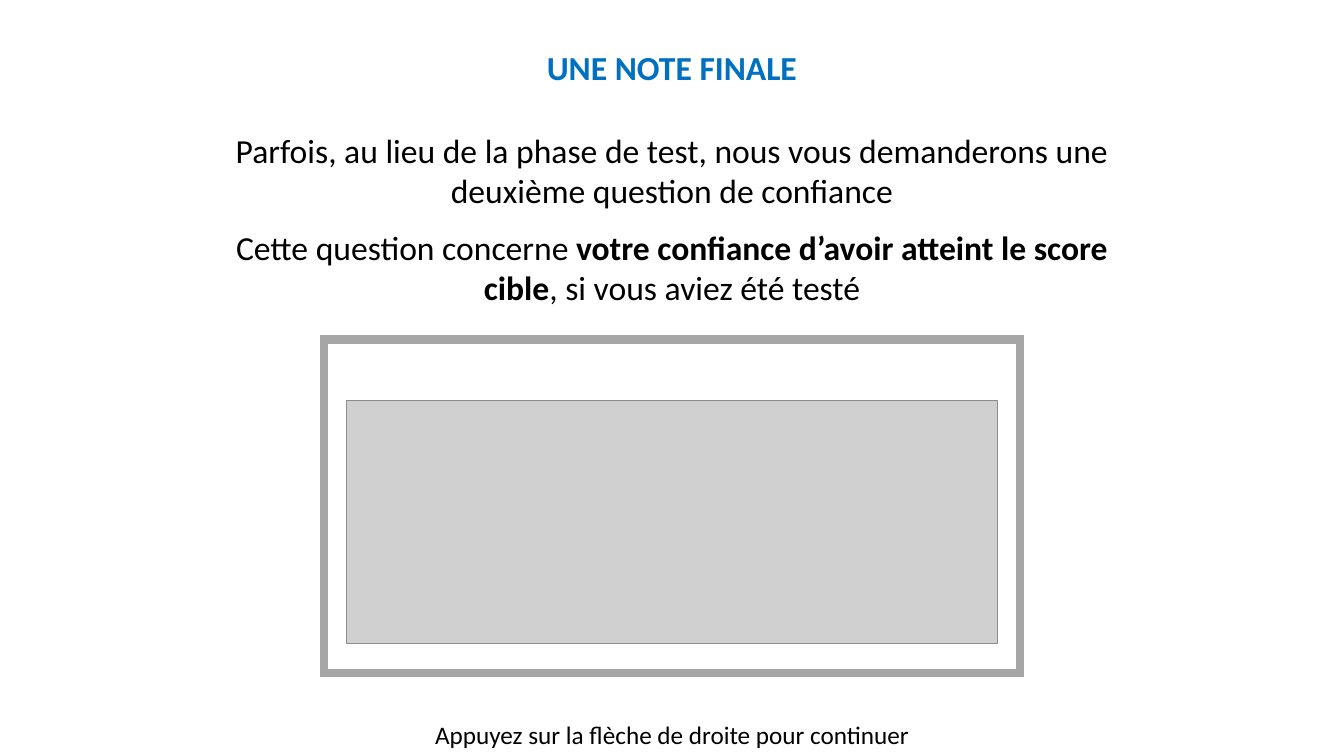
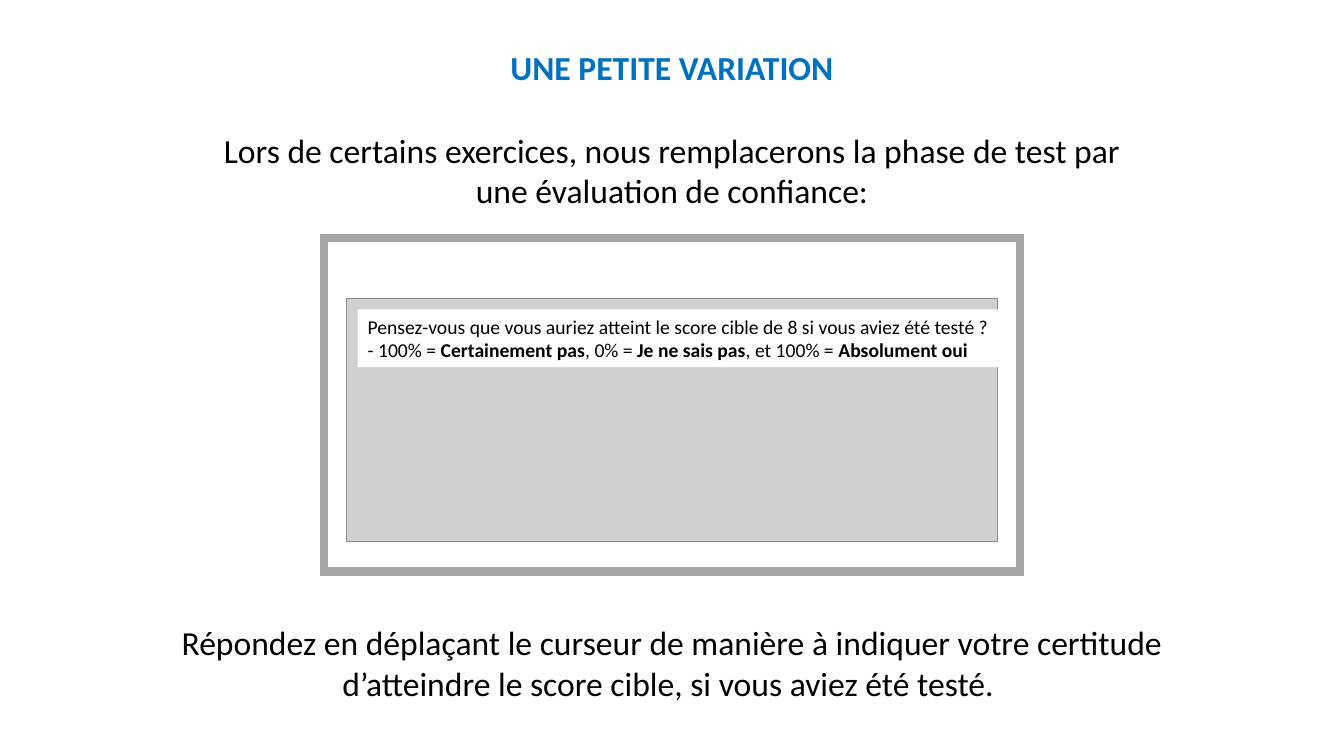
Before and after one commit to MBB-team/Online_Testing, a slide deck: slide 32 of src/Self_Efficacy/Stimuli/Instructions.pptx (slide 44 before the commit). Drawn at 1344x756 pixels with LibreOffice and Linux fonts; fonts in the diff are those of the drawing; grey boxes stand for pictures. Boxes give left, top, right and bottom in pixels: in the first picture for what was removed or moved away, otherwise in the second. Text is boxed around its words. In the diff, an @@ line names an element or a change of style, - is before the commit and + after.

```diff
--- a/src/Self_Efficacy/Stimuli/Instructions.pptx
+++ b/src/Self_Efficacy/Stimuli/Instructions.pptx
@@ text at bbox=[510, 58, 833, 81]: text changed @@
-UNE NOTE FINALE
+UNE PETITE VARIATION
@@ text at bbox=[224, 139, 1119, 204]: text changed @@
-Parfois, au lieu de la phase de test, nous vous demanderons une deuxième question de confiance
-Cette question concerne votre confiance d’avoir atteint le score cible, si vous aviez été testé
+Lors de certains exercices, nous remplacerons la phase de test par une évaluation de confiance:
@@ rectangle: place and size @@
-rectangle at bbox=[324, 340, 1020, 674]
+rectangle at bbox=[324, 238, 1020, 572]
@@ picture: place and size @@
-picture at bbox=[347, 400, 998, 643]
+picture at bbox=[347, 298, 998, 541]
@@ rectangle added at bbox=[358, 310, 1009, 367], fill #FFFFFF, 14 pt, text #000000 @@
+Pensez-vous que vous auriez atteint le score cible de 8 si vous aviez été testé ?
+- 100% = Certainement pas, 0% = Je ne sais pas, et 100% = Absolument oui
@@ text added at bbox=[182, 631, 1162, 700], 24 pt, text #000000 @@
+Répondez en déplaçant le curseur de manière à indiquer votre certitude d’atteindre le score cible, si vous aviez été testé.
@@ text removed at bbox=[435, 726, 909, 748] @@
-Appuyez sur la flèche de droite pour continuer
```
Also in this commit, not shown: 23 other slides changed, 9 slides added, 21 slides removed, 35 other files.
